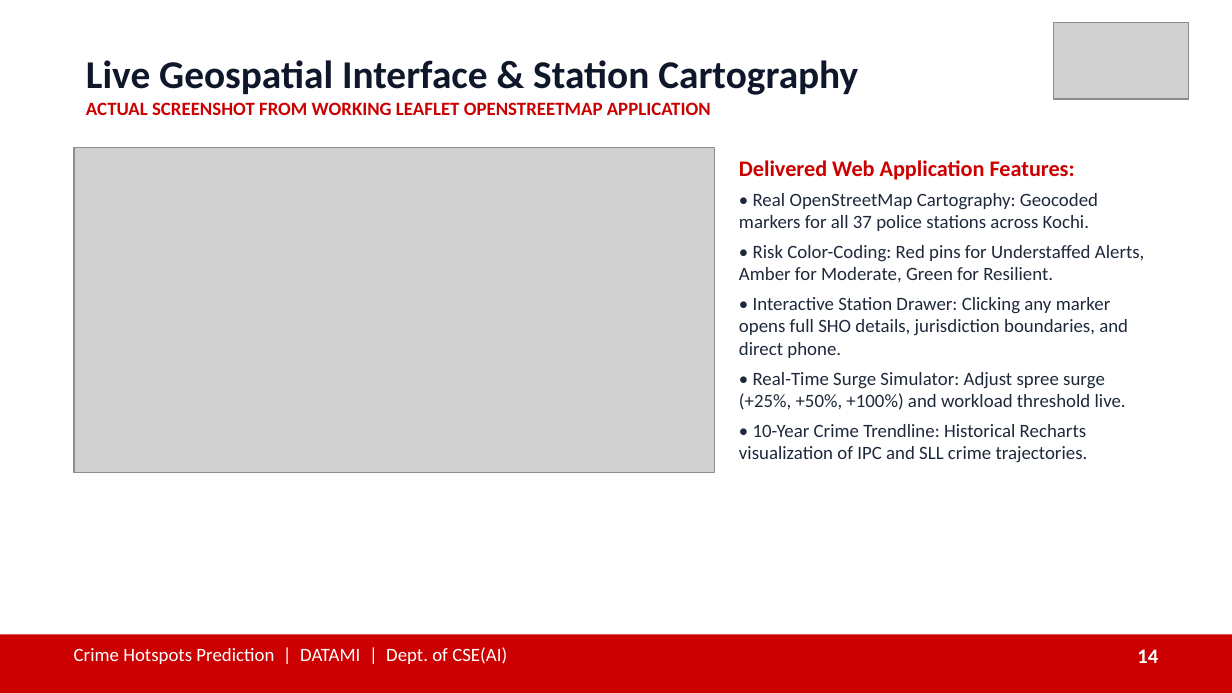
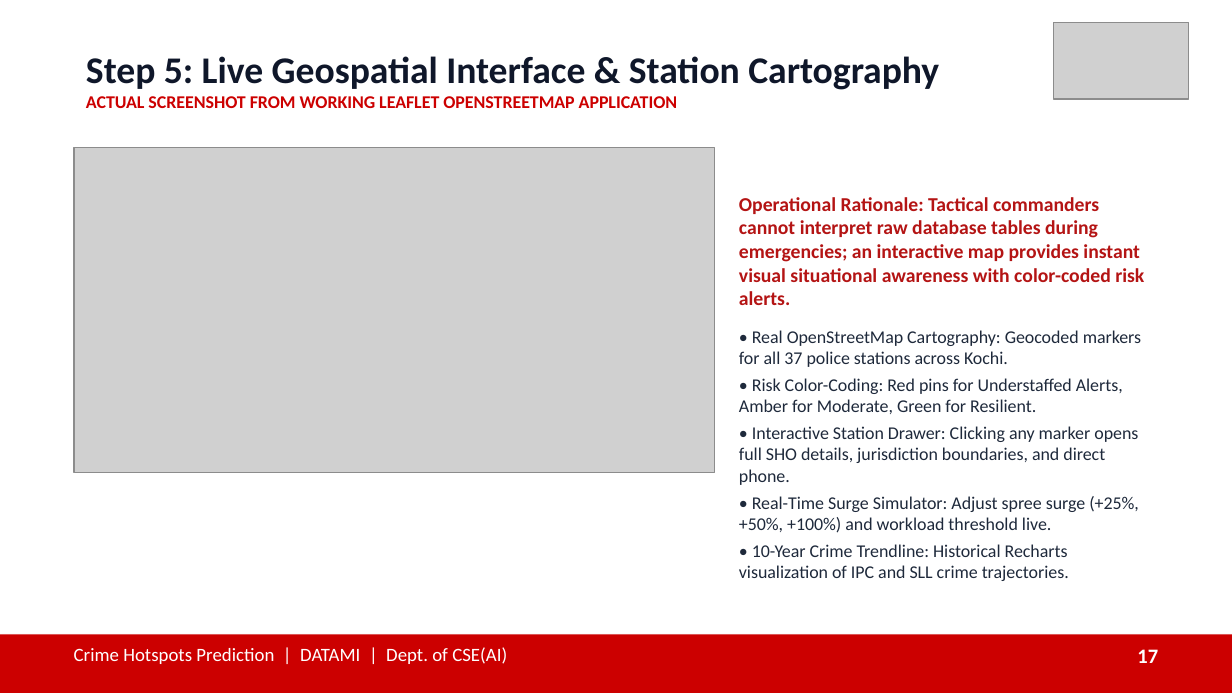
Before and after one commit to JVN321/DATAMI, a slide deck: slide 17 of presentation/Crime_Hotspots_Prediction_DATAMI.pptx (slide 14 before the commit). Drawn at 1232x693 pixels with LibreOffice and Linux fonts; fonts in the diff are those of the drawing; grey boxes stand for pictures. Boxes give left, top, right and bottom in pixels: in the first picture for what was removed or moved away, otherwise in the second. Text is boxed around its words. In the diff, an @@ line names an element or a change of style, - is before the commit and + after.

```diff
--- a/presentation/Crime_Hotspots_Prediction_DATAMI.pptx
+++ b/presentation/Crime_Hotspots_Prediction_DATAMI.pptx
@@ text at (86, 56, 939, 90): text changed; size 23 to 22 pt @@
-Live Geospatial Interface & Station Cartography
+Step 5: Live Geospatial Interface & Station Cartography
@@ text at (86, 96, 677, 108): size 11 to 10.5 pt in "ACTUAL SCREENSHOT FROM WORKING LEAFLET OPENSTREETMAP APPLICA ..." @@
@@ text at (739, 197, 1144, 305): text changed; size 13 to 11.5 pt; text colour #CC0000 to #B41414 @@
-Delivered Web Application Features:
+Operational Rationale: Tactical commanders cannot interpret raw database tables during emergencies; an interactive map provides instant visual situational awareness with color-coded risk alerts.
@@ text at (739, 330, 1141, 581): size 11 to 10.5 pt in "• Real OpenStreetMap Cartography: Geocoded markers for ...", "• Risk Color-Coding: Red pins for Understaffed ...", "• Interactive Station Drawer: Clicking any marker ...", "• Real-Time Surge Simulator: Adjust spree surge ..." and 1 more places; less space between paragraphs @@
@@ text at (1137, 649, 1158, 663): text changed @@
-14
+17
```
Also in this commit, not shown: 15 other slides changed, 4 slides added, 1 slide removed, 25 other files.
